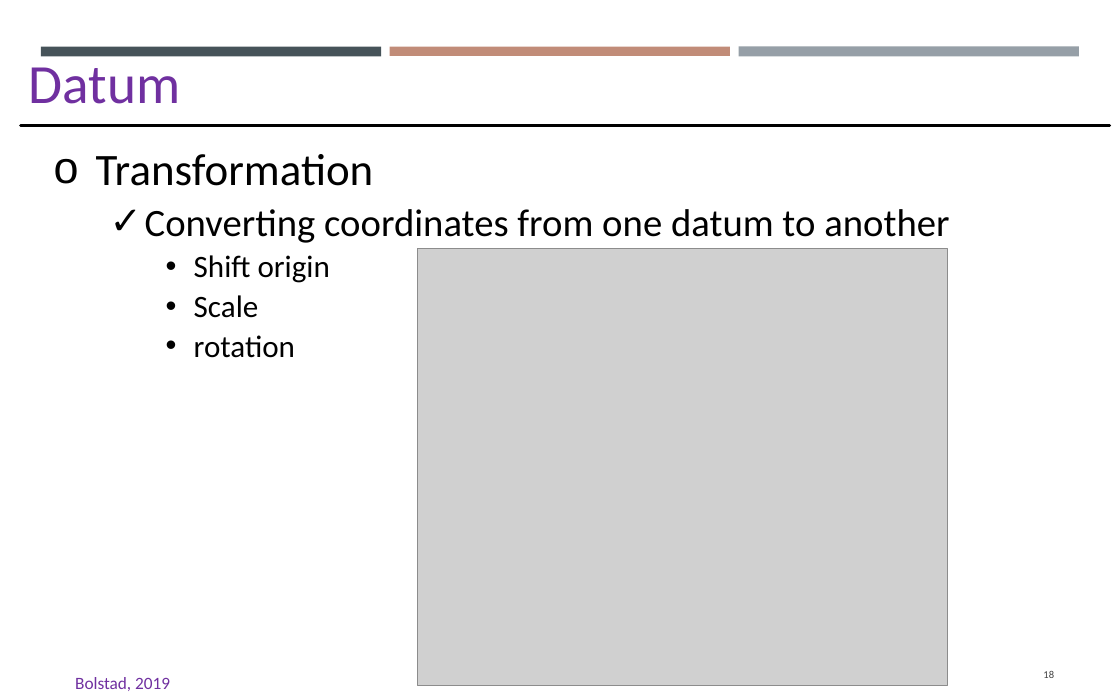
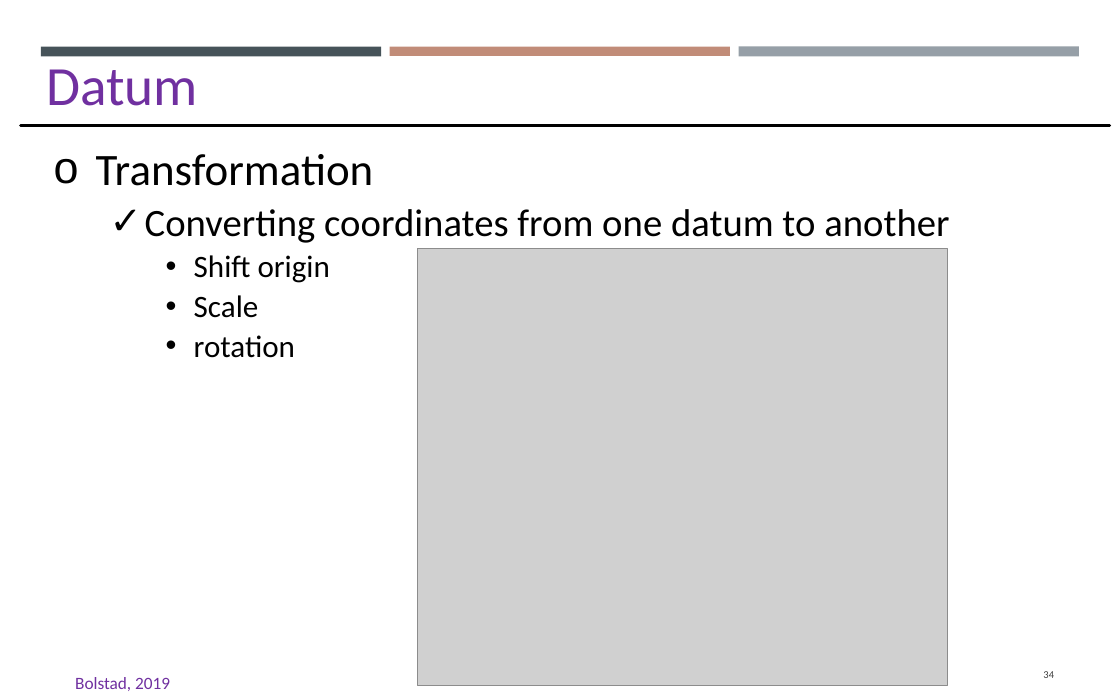
Before and after one commit to gisynw/GIS_I, a slide deck: slide 34 of docs/Lectures/Week03/Lecture02_GEOG2475_Datum.pptx (slide 18 before the commit). Drawn at 1120x700 pixels with LibreOffice and Linux fonts; fonts in the diff are those of the drawing; grey boxes stand for pictures. Boxes give left, top, right and bottom in pixels: in the first picture for what was removed or moved away, otherwise in the second. Text is boxed around its words. In the diff, an @@ line names an element or a change of style, - is before the commit and + after.

```diff
--- a/docs/Lectures/Week03/Lecture02_GEOG2475_Datum.pptx
+++ b/docs/Lectures/Week03/Lecture02_GEOG2475_Datum.pptx
@@ text "Datum": place and size @@
-text "Datum" at bbox=[29, 67, 181, 104]
+text "Datum" at bbox=[46, 69, 198, 106]
@@ page number at bbox=[1043, 671, 1054, 678]: text changed @@
-18
+34
```
Also in this commit, not shown: 35 other slides changed, 8 slides added, 16 slides removed, 3 other files.
